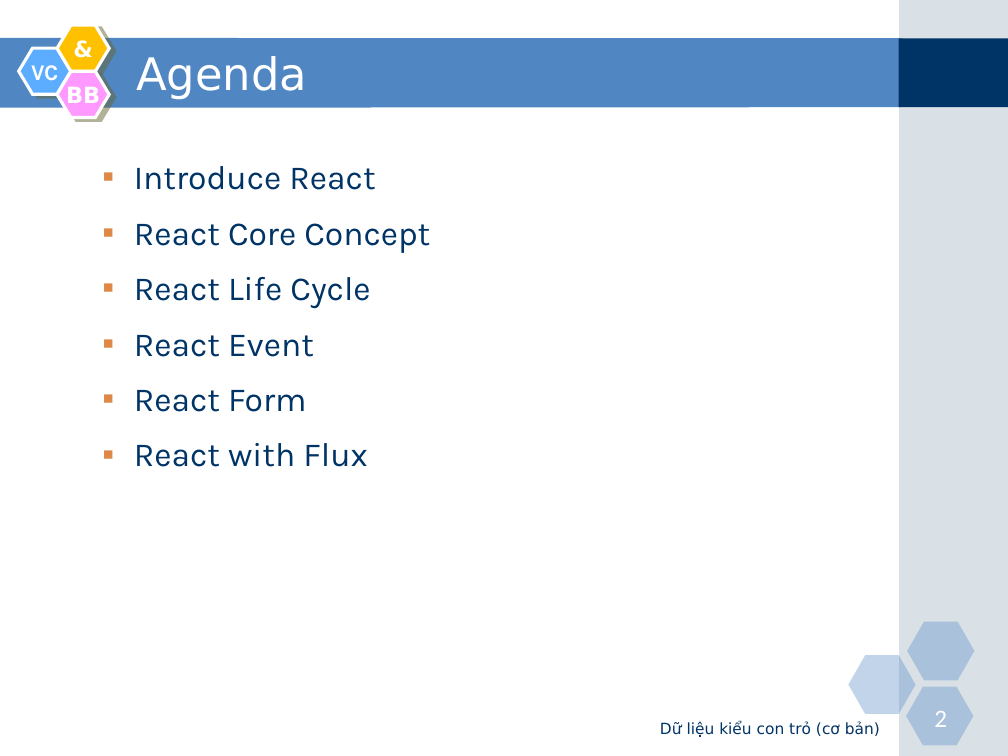
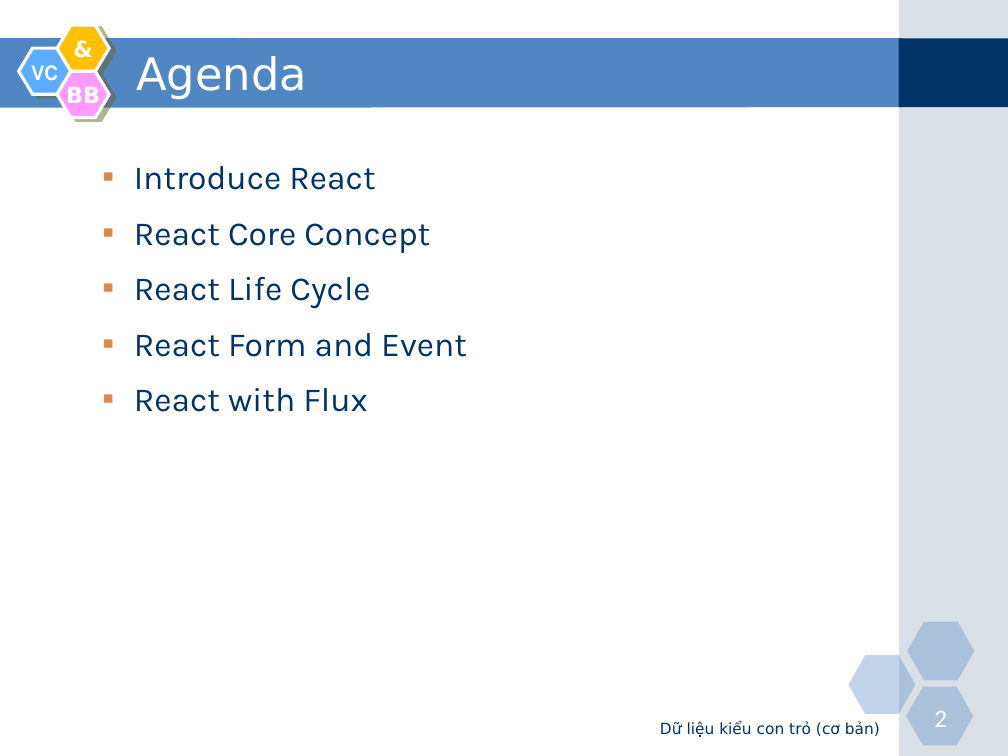
Before and after one commit to nguyenminhtiend/React-Document, a slide deck: slide 2 of React_Slide.pptx. Drawn at 1008x756 pixels with LibreOffice and Linux fonts; fonts in the diff are those of the drawing. Boxes give left, top, right and bottom in pixels: in the first picture for what was removed or moved away, otherwise in the second. Text is boxed around its words. In the diff, an @@ line names an element or a change of style, - is before the commit and + after.

```diff
--- a/React_Slide.pptx
+++ b/React_Slide.pptx
@@ text at (134, 333, 467, 357): text changed @@
-  ▪ React Event
-  ▪ React Form
+  ▪ React Form and Event
```
Also in this commit, not shown: 2 other files.
